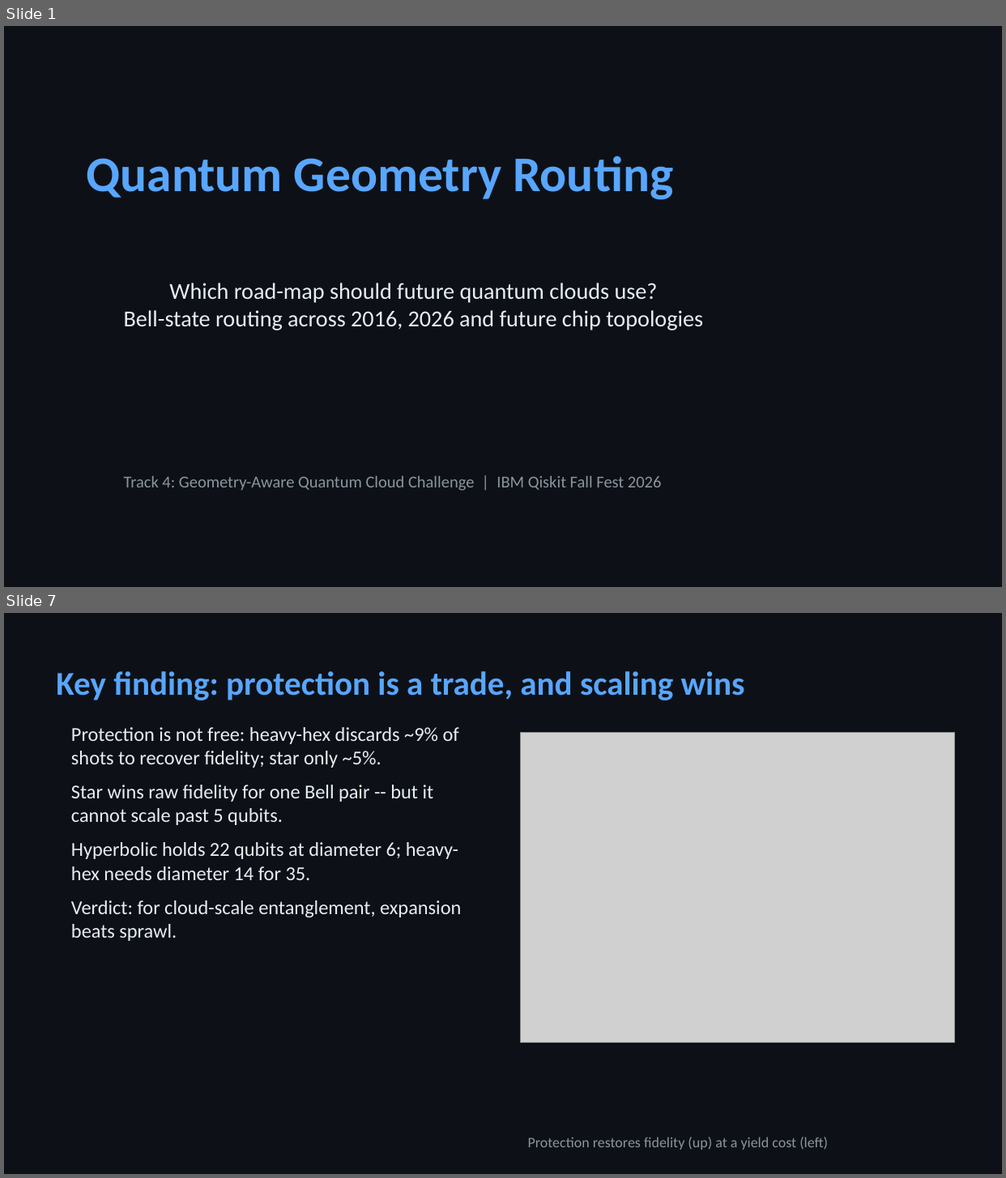
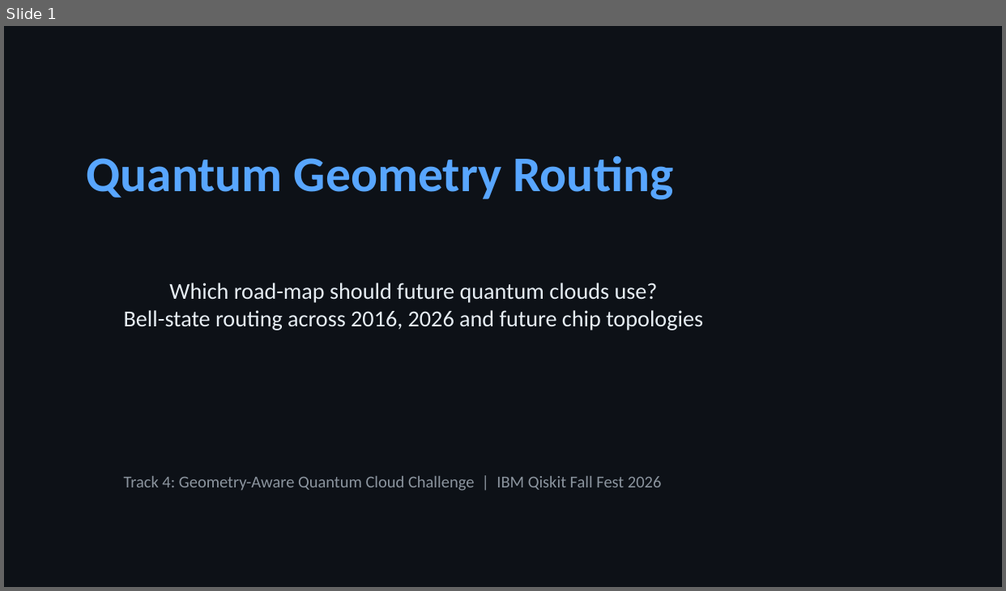
Before and after one commit to dhanunjayss0306/quantum-geometry-routing, a slide deck: results/reports/quantum-geometry-routing-deck.pptx. Shown one above the other, each under a label of ours: slides 1 and 7 before the commit, slide 1 after it; the slides between them are not shown. The pictures are 1006x1178 and 1006x591 pixels, drawn with LibreOffice and Linux fonts; fonts in the diff are those of the drawing; grey boxes stand for pictures. Boxes give left, top, right and bottom in pixels: in the first picture for what was removed or moved away, otherwise in the second. Text is boxed around its words. In the diff, an @@ line names an element or a change of style, - is before the commit and + after.

Commit message:
docs: architectural recommendation, honest wording, rebuilt 8-slide deck
- docs/recommendation.md: specific coupling-graph features from scaling
  data (degree 3, log diameter target, no degree-2 chains, faces<=8)
  with measured numbers and caveats
- Remove 'restores 1.000 everywhere' overclaims from README/docs/deck
- Deck rebuilt from CSVs: 8 slides incl. recommendation, test count
  computed, no hard-coded numbers

```diff
--- a/results/reports/quantum-geometry-routing-deck.pptx
+++ b/results/reports/quantum-geometry-routing-deck.pptx
@@ slide 7 removed at box(4, 613, 1002, 1174), background #0D1117 @@
@@ text removed at box(56, 671, 745, 700) @@
-Key finding: protection is a trade, and scaling wins
@@ text removed at box(71, 727, 461, 941) @@
-Protection is not free: heavy-hex discards ~9% of shots to recover fidelity; star only ~5%.
-Star wins raw fidelity for one Bell pair -- but it cannot scale past 5 qubits.
-Hyperbolic holds 22 qubits at diameter 6; heavy-hex needs diameter 14 for 35.
-Verdict: for cloud-scale entanglement, expansion beats sprawl.
@@ picture removed at box(521, 733, 955, 1043) @@
@@ text removed at box(528, 1137, 828, 1150) @@
-Protection restores fidelity (up) at a yield cost (left)
```
Also in this commit, not shown: 6 slides changed, 1 slide added, 6 other files.
